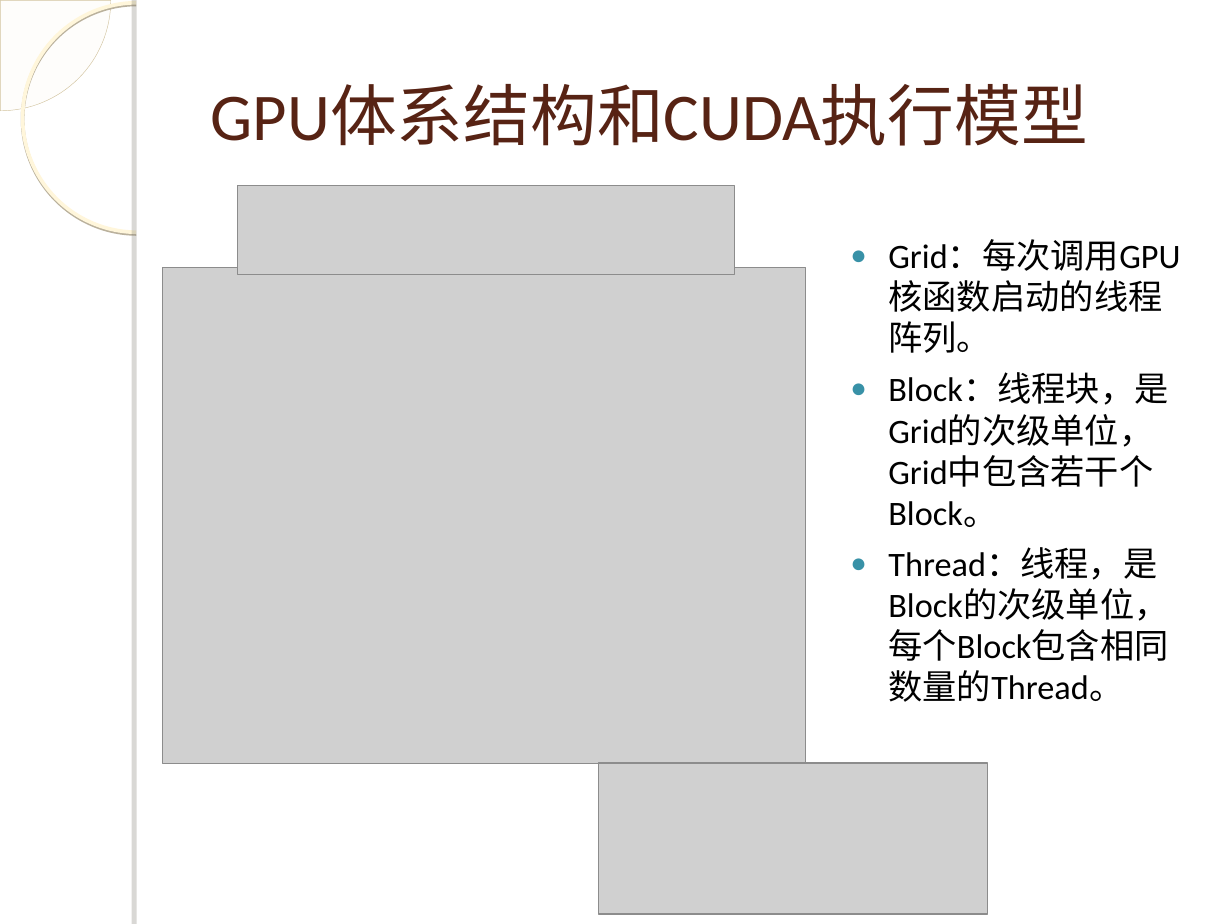
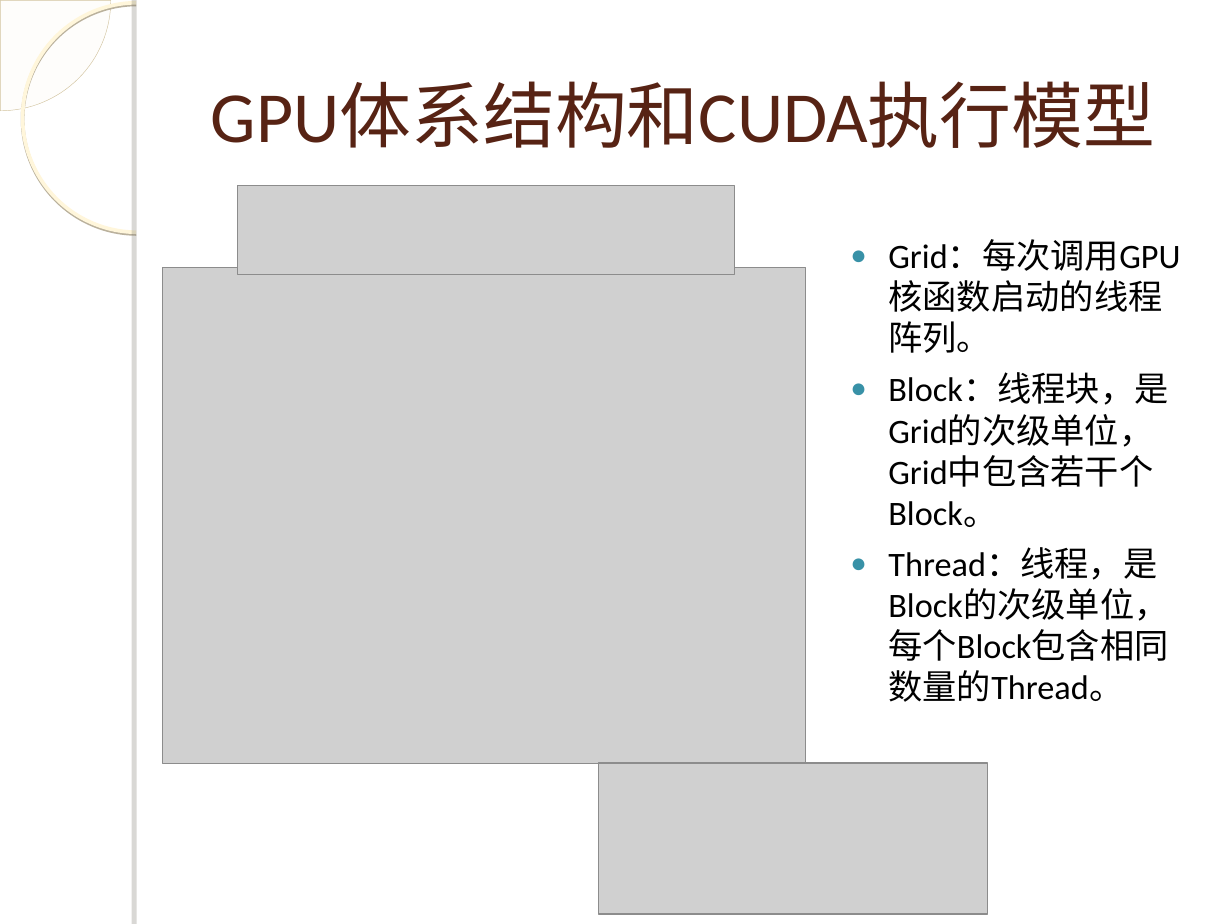
Before and after one commit to WangJunqiao/Tech-Study, a slide deck: slide 7 of 答辩.ppt. Drawn at 1232x924 pixels with LibreOffice and Linux fonts; fonts in the diff are those of the drawing; grey boxes stand for pictures; background and template pictures are left out. Boxes give left, top, right and bottom in pixels: in the first picture for what was removed or moved away, otherwise in the second. Text is boxed around its words. In the diff, an @@ line names an element or a change of style, - is before the commit and + after.

```diff
--- a/答辩.ppt
+++ b/答辩.ppt
@@ title "GPU体系结构和CUDA执行模型" at [211,82,1156,148]: size 39 to 42 pt @@
```
Also in this commit, not shown: 2 other slides changed.
